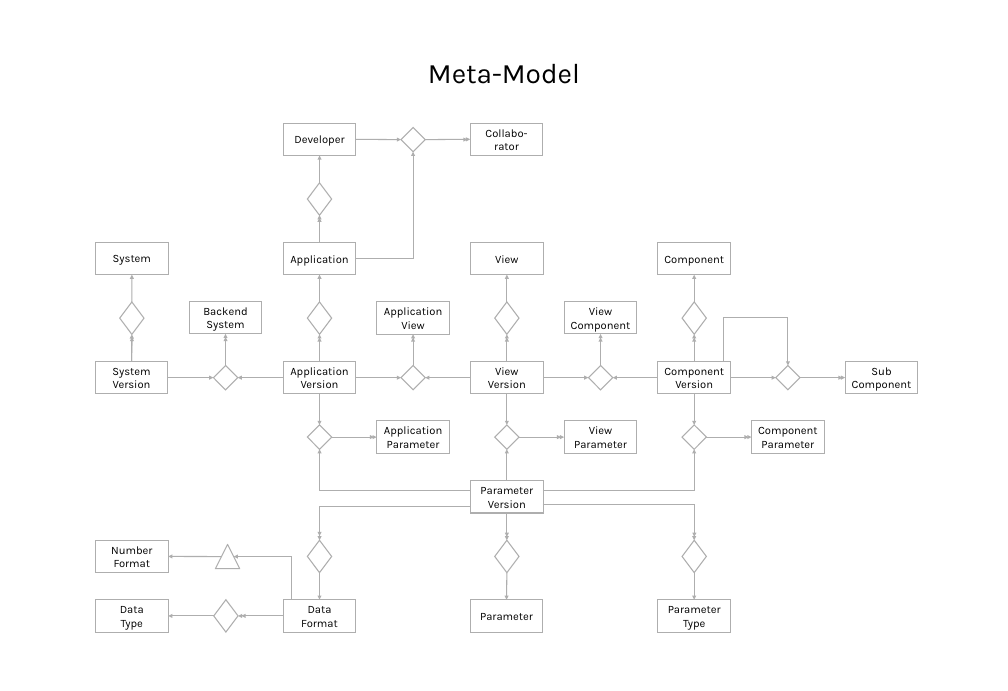
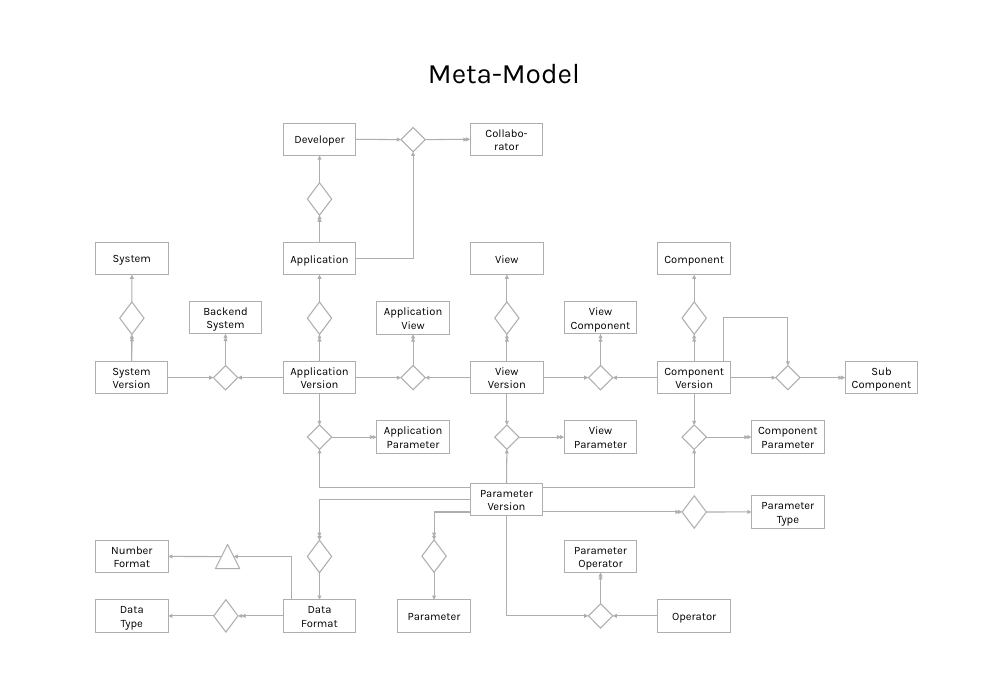
Before and after one commit to DonColon/appman-api-spec, a slide deck: slide 2 of docs/Appman - Data Model.pptx. Drawn at 1008x691 pixels with LibreOffice and Linux fonts; fonts in the diff are those of the drawing. Boxes give left, top, right and bottom in pixels: in the first picture for what was removed or moved away, otherwise in the second. Text is boxed around its words. In the diff, an @@ line names an element or a change of style, - is before the commit and + after.

Commit message:
Created operator table

```diff
--- a/docs/Appman - Data Model.pptx
+++ b/docs/Appman - Data Model.pptx
@@ elbow arrow (470, 487) - (320, 449): route changed @@
@@ arrow moved from (507, 480) - (507, 449) to (506, 483) - (507, 449) @@
@@ elbow arrow (543, 487) - (694, 449): route changed @@
@@ elbow arrow moved from (470, 506) - (320, 536) to (470, 499) - (320, 536) @@
@@ elbow arrow moved from (470, 506) - (320, 540) to (470, 499) - (320, 540) @@
@@ diamond: place and size @@
-diamond at <box>682,540,706,572</box>
+diamond at <box>682,495,706,528</box>
@@ rectangle "Parameter": place and size @@
-rectangle "Parameter" at <box>658,599,730,632</box>
+rectangle "Parameter" at <box>752,495,824,528</box>
@@ arrow moved from (507, 512) - (507, 536) to (470, 511) - (434, 540) @@
@@ arrow (470, 511) - (434, 540): arrow to elbow arrow @@
@@ elbow arrow added from (470, 511) to (434, 536), #AEAEAE 1.5 pt @@
@@ elbow arrow added from (506, 515) to (588, 616), #AEAEAE 1.5 pt @@
@@ elbow arrow moved from (543, 504) - (694, 536) to (543, 511) - (682, 511) @@
@@ elbow arrow (543, 511) - (682, 511): elbow arrow to arrow @@
@@ elbow arrow moved from (543, 504) - (694, 540) to (543, 511) - (679, 511) @@
@@ elbow arrow (543, 511) - (679, 511): elbow arrow to arrow @@
@@ arrow moved from (694, 572) - (694, 599) to (706, 511) - (752, 511) @@
@@ diamond: place and size @@
-diamond at <box>495,540,519,572</box>
+diamond at <box>422,540,446,572</box>
@@ rectangle added at <box>564,540,637,572</box>, outline #AEAEAE 1.5 pt, 16 pt, text #000000 @@
+Parameter
+Operator
@@ rectangle "Parameter": place and size @@
-rectangle "Parameter" at <box>470,599,543,632</box>
+rectangle "Parameter" at <box>398,599,470,632</box>
@@ arrow moved from (507, 572) - (506, 599) to (434, 572) - (434, 599) @@
@@ arrow moved from (507, 512) - (507, 540) to (600, 603) - (600, 575) @@
@@ arrow added from (600, 603) to (600, 572), #AEAEAE 1.5 pt @@
@@ rectangle added at <box>658,599,730,632</box>, outline #AEAEAE 1.5 pt, 16 pt, text #000000 @@
+Operator
@@ diamond added at <box>588,603,612,628</box>, outline #AEAEAE 1.5 pt @@
@@ arrow added from (658, 616) to (612, 616), #AEAEAE 1.5 pt @@
```
Also in this commit, not shown: 3 other slides changed, 6 other files.
